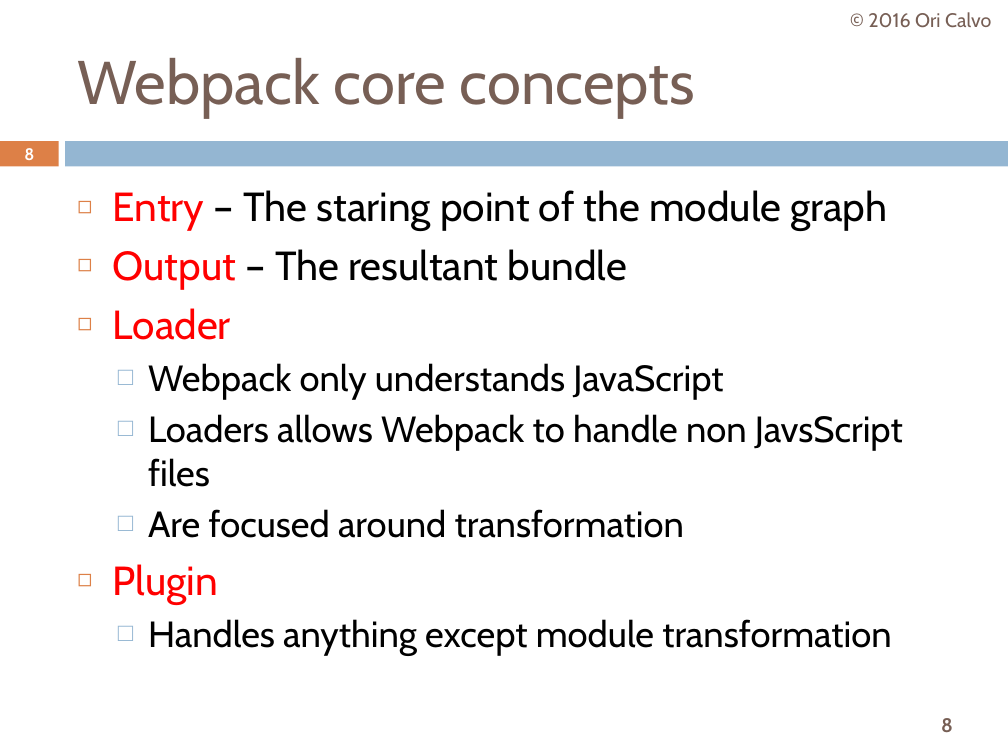
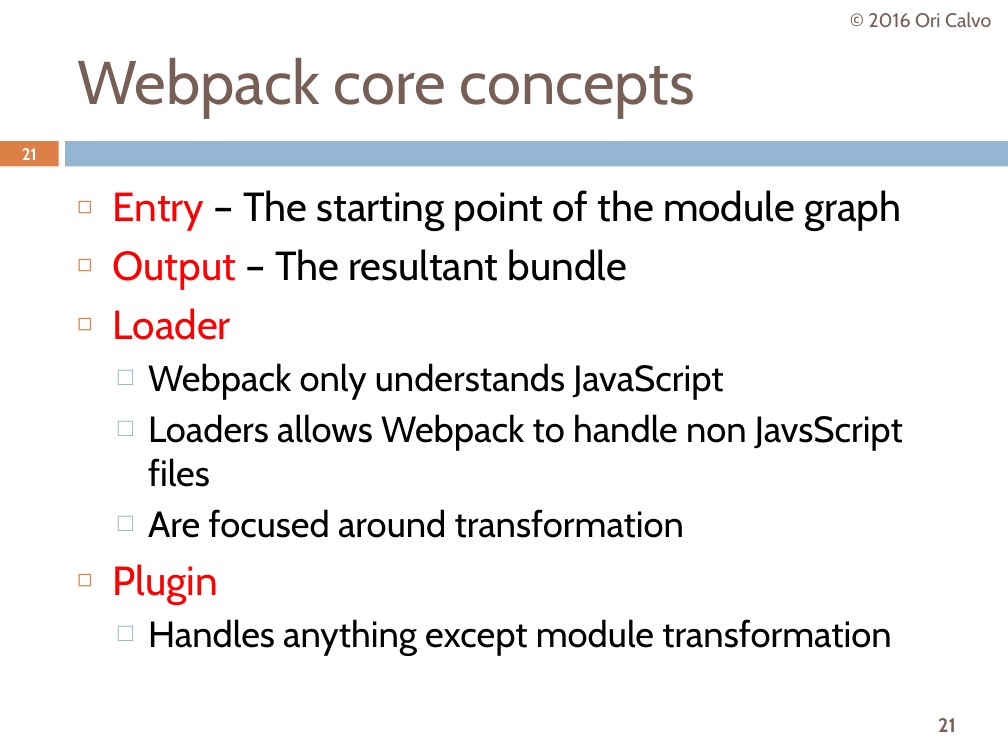
Before and after one commit to oricalvo/course-angular, a slide deck: slide 21 of PPTs/01 Build & Setup.pptx (slide 8 before the commit). Drawn at 1008x756 pixels with LibreOffice and Linux fonts; fonts in the diff are those of the drawing. Boxes give left, top, right and bottom in pixels: in the first picture for what was removed or moved away, otherwise in the second. Text is boxed around its words. In the diff, an @@ line names an element or a change of style, - is before the commit and + after.

```diff
--- a/PPTs/01 Build & Setup.pptx
+++ b/PPTs/01 Build & Setup.pptx
@@ page number at [22, 148, 37, 160]: text changed @@
-8
+21
@@ text at [113, 190, 901, 231]: text changed @@
-◻ Entry – The staring point of the module graph
+◻ Entry – The starting point of the module graph
@@ page number at [938, 718, 956, 732]: text changed @@
-8
+21
```
Also in this commit, not shown: 16 other slides changed, 4 slides added, 12 slides removed, 17 other files.
